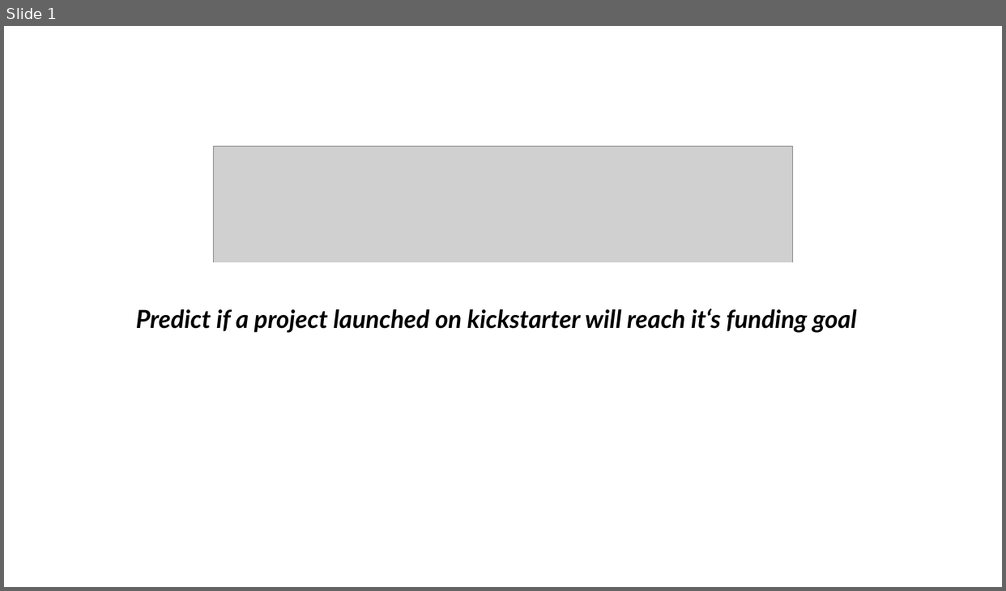
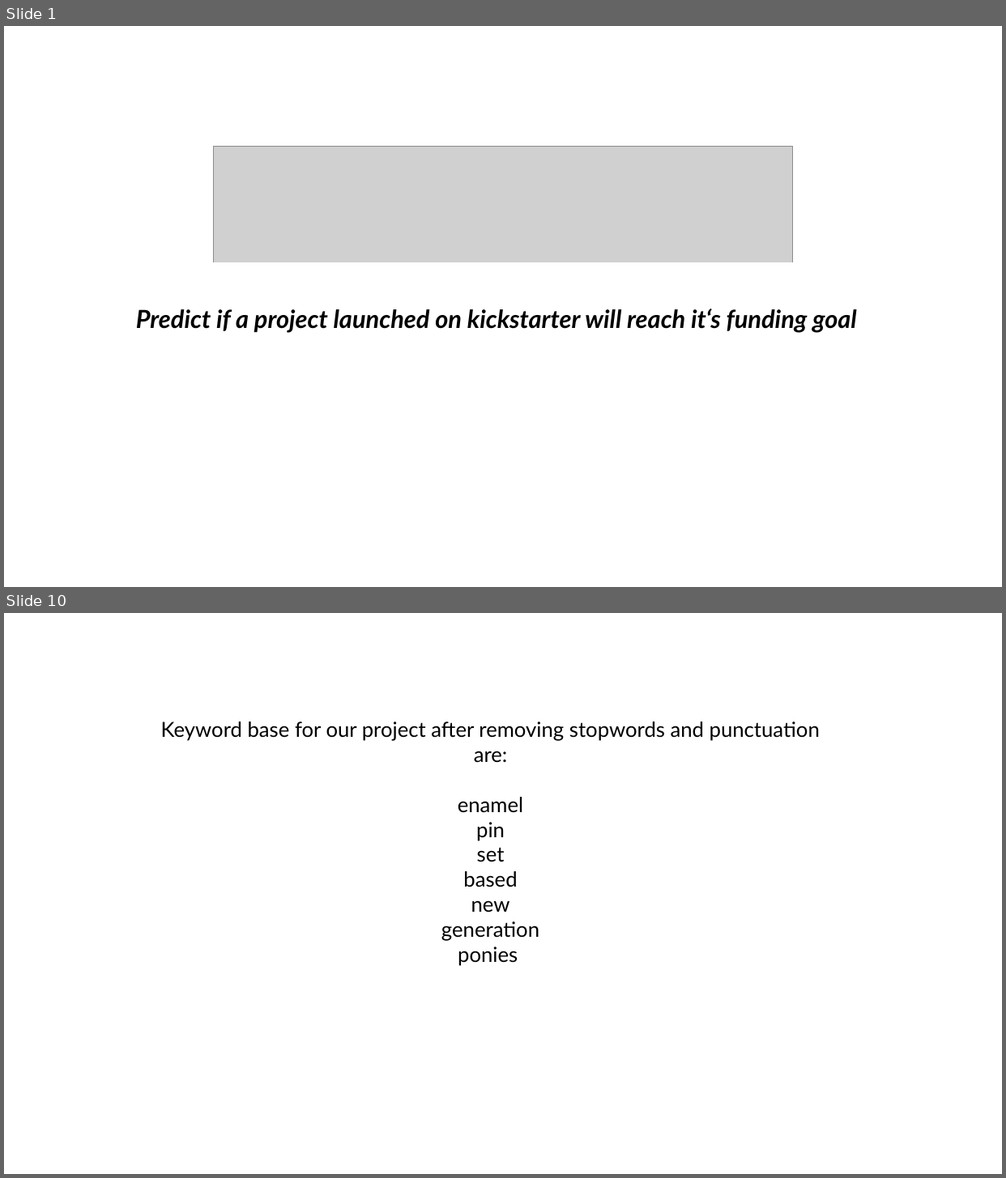
Before and after one commit to nicolerichter1989/kickstarter, a slide deck: kickstarter_presentation.pptx. Shown one above the other, each under a label of ours: slide 1 before the commit, slides 1 and 10 after it; the slides between them are not shown. The pictures are 1006x591 and 1006x1178 pixels, drawn with LibreOffice and Linux fonts; fonts in the diff are those of the drawing; grey boxes stand for pictures; background and template pictures are left out. Boxes give left, top, right and bottom in pixels: in the first picture for what was removed or moved away, otherwise in the second. Text is boxed around its words. In the diff, an @@ line names an element or a change of style, - is before the commit and + after.

```diff
--- a/kickstarter_presentation.pptx
+++ b/kickstarter_presentation.pptx
@@ slide 10 added at [4,613,1002,1174], background #FFFFFF @@
@@ text added at [161,722,820,941], 20 pt, text #000000 @@
+Keyword base for our project after removing stopwords and punctuation are:
+enamel
+pin
+set
+based
+new
+generation
+ponies
```
Also in this commit, not shown: 7 slides changed, 3 other slides added, 3 slides removed, 2 other files.
